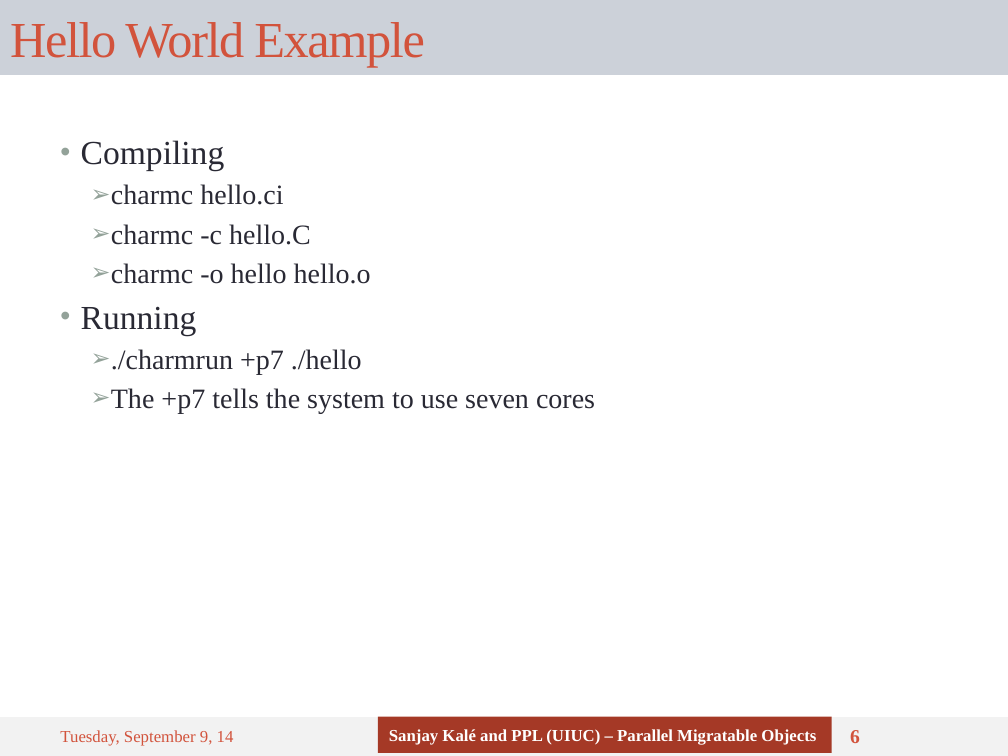
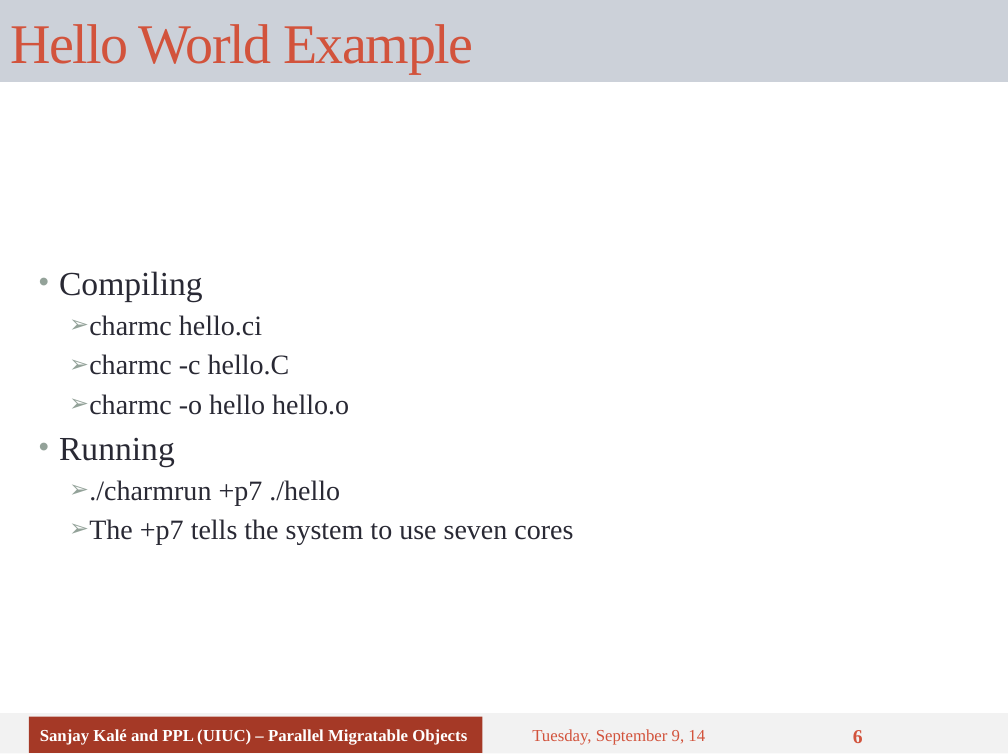
Before and after one commit to UIUC-PPL/charm_tutorial, a slide deck: slide 6 of tutorial-02-hello_world.pptx. Drawn at 1008x756 pixels with LibreOffice and Linux fonts; fonts in the diff are those of the drawing. Boxes give left, top, right and bottom in pixels: in the first picture for what was removed or moved away, otherwise in the second. Text is boxed around its words. In the diff, an @@ line names an element or a change of style, - is before the commit and + after.

```diff
--- a/tutorial-02-hello_world.pptx
+++ b/tutorial-02-hello_world.pptx
@@ title "Hello World Example": place and size @@
-title "Hello World Example" at box(0, 0, 1008, 75)
+title "Hello World Example" at box(0, 0, 1008, 82)
@@ title "Hello World Example" at box(0, 0, 1008, 82): size 36 to 40 pt @@
@@ text "Compiling": place and size @@
-text "Compiling" at box(81, 140, 595, 414)
+text "Compiling" at box(59, 271, 573, 545)
@@ text "Compiling" at box(59, 271, 573, 545): vertical alignment top to middle @@
@@ rectangle: place and size @@
-rectangle at box(0, 718, 1008, 756)
+rectangle at box(0, 714, 1008, 754)
@@ rectangle "Sanjay Kalé and PPL (UIUC) ...": place and size @@
-rectangle "Sanjay Kalé and PPL (UIUC) ..." at box(378, 717, 832, 753)
+rectangle "Sanjay Kalé and PPL (UIUC) ..." at box(29, 717, 483, 753)
@@ text "Tuesday, September 9, 14": place and size @@
-text "Tuesday, September 9, 14" at box(60, 730, 234, 746)
+text "Tuesday, September 9, 14" at box(532, 729, 705, 745)
```
Also in this commit, not shown: 5 other slides changed.
